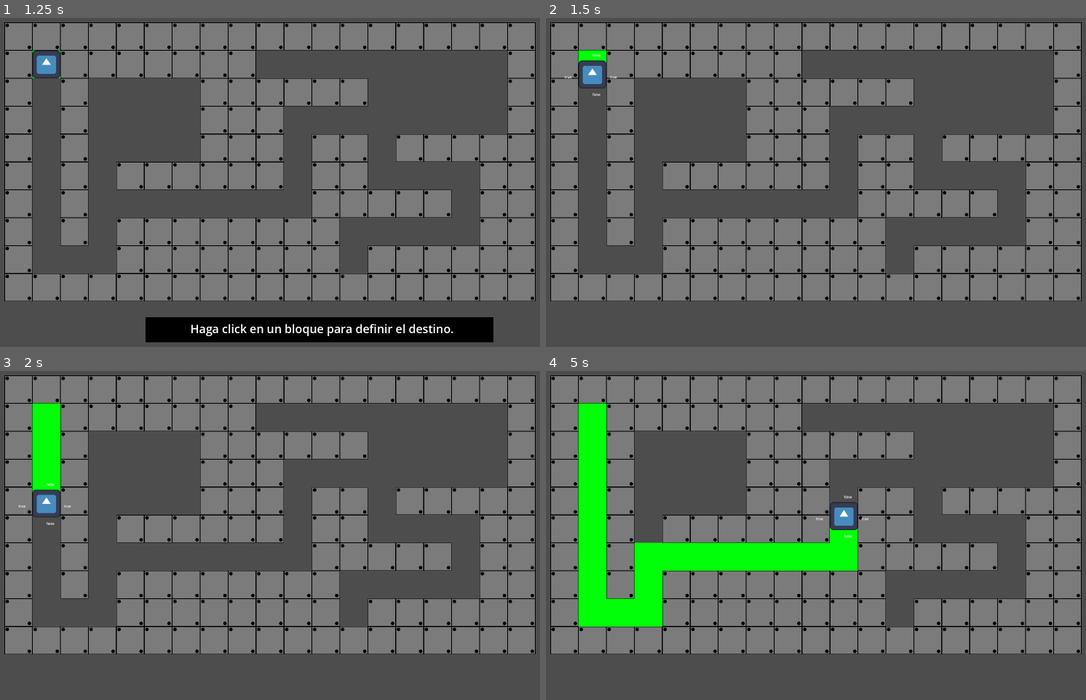
Above: before the commit, frames 1-4 (two rows, left to right).
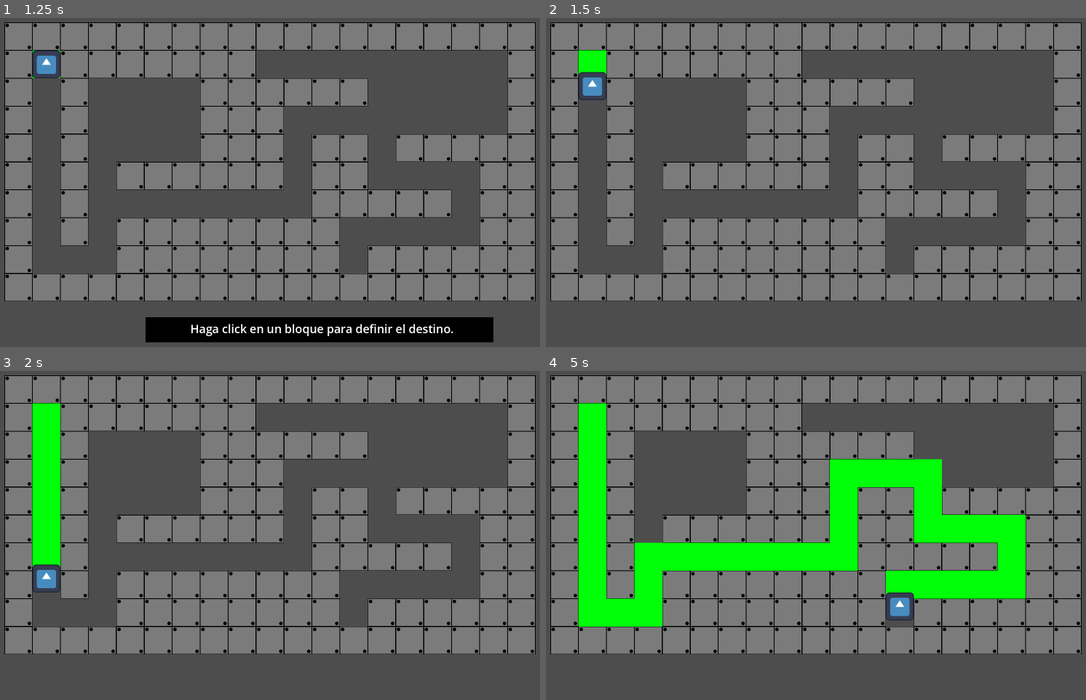
Above: after the commit, the same moments.

Repository: JoseVarelaP/Godot-Labyrinth
Game: Godot game, scene res://laberinto.tscn
The game is run twice, just before and just after one commit, with the same random seed, the same clock (stepped at 60 frames per second) and the same inputs. The engine's default icon, where the game draws it, is replaced by a stand-in: a white triangle on a blue panel in a dark square.
Inputs (mouse positions are in pixels of both pictures, inside the frame that each line leads up to):
- Up to frame 1 (1.25 s): tap Enter at 0.5 s; move the mouse to (410, 172) at 0.52 s; click (410, 172) at 0.67 s
- Up to frame 2 (1.5 s): tap Space at 1.25 s; move the mouse to (713, 208) at 1.27 s; click (713, 208) at 1.42 s
- Up to frame 3 (2 s): no input
- Up to frame 4 (5 s): move the mouse to (886, 463) at 2.02 s; click (886, 463) at 2.17 s; move the mouse to (799, 614) at 2.77 s; click (799, 614) at 2.92 s; move the mouse to (1005, 598) at 3.52 s; click (1005, 598) at 3.67 s; move the mouse to (654, 489) at 4.27 s; click (654, 489) at 4.42 s

Frame 1 is identical in both runs. In frame 2, 0.5% of the frame differs, in the area x 3-14%, y 10-25%; in frame 3, 1.5%; in frame 4, 7.6%, in the area x 50-89%, y 26-76%.

Commit message:
Limpieza de clases.
Hay varias funciones que ya no se utilizan.

Diff:
--- a/Player.gd
+++ b/Player.gd
@@ -1,16 +1,7 @@
 extends CharacterBody2D
 
-"""
-NOTA
-
-- Intentar realizar todo el proceso por medio de tiles, y calcular el normal
-basado en la posición del tile disponible de la posición actual del jugador.
-
-- Realizar un historial que toma el registro de los lugares ya utilizados.
-"""
-
 var destination = null
-const SPEED = 700.0
+const SPEED = 1500.0
 const DEBUG = true
 var expected_goal = null
 var hasReachedGoal = true
@@ -18,7 +9,6 @@
 
 var lastVisitedLocations = PackedVector2Array([])
 # Mantiene la utilma ubicación que contiene un lugar no explorado.
-var lastPossibleFreeLocation = null
 
 signal TouchedTile(given_collision)
 signal ReachedGoal()
@@ -26,40 +16,6 @@
 func setExpectedGoal(goal):
 	expected_goal = goal
 	hasReachedGoal = false
-
-func getSensorStatus():
-	return [
-		$SensorIzquierda.is_colliding(),
-		$SensorAbajo.is_colliding(),
-		$SensorArriba.is_colliding(),
-		$SensorDerecha.is_colliding()
-	]
-
-func getAvailableLocations():
-	var neighbours = [Vector2i.UP, Vector2i.DOWN, Vector2i.LEFT, Vector2i.RIGHT]
-	var sensors = getSensorStatus()
-	var pos = getTilePosition()
-	var result = []
-
-	for i in range(len(neighbours)):
-		result.append( wasTileAlreadyExplored(pos, neighbours[i]) )
-
-	return result
-
-func hasAnyPossibleLocations():
-	var neighborPositions = getAvailableLocations()
-	var sensors = getSensorStatus()
-	for i in range(len(neighborPositions)):
-		if not neighborPositions[i]:
-			return true
-
-	return false
-
-func allSensorsDisabled():
-	return (not $SensorIzquierda.is_colliding() and
-		not $SensorAbajo.is_colliding() and
-		not $SensorArriba.is_colliding() and
-		not $SensorDerecha.is_colliding())
 
 func getTilePosition():
 	var TileMapExp = get_parent().get_node("Exploracion") as TileMap
@@ -99,6 +55,10 @@
 
 	# Si estamos actualmente en un bloque ya visitado, encuentra una manera de salir de ahi.
 	if currentTileHasBeenVisited(current_position):
+		"""
+		NOTA: Aqui puede tener una mejora en la busqueda de posición calculando el normal
+		del tile *meta* con el actual.
+		"""
 		if not wasTileAlreadyExplored(current_position, Vector2i(0,1), true) and not $SensorAbajo.is_colliding():
 			current_position.y += 1
 			return current_position
@@ -111,32 +71,6 @@
 		if not wasTileAlreadyExplored(current_position, Vector2i(-1,0), true) and not $SensorIzquierda.is_colliding():
 			current_position.x -= 1
 			return current_position
-	"""
-	# If we reached here, we need to go back.
-	if (wasTileAlreadyExplored(current_position, Vector2i(0,-1))):
-		if $SensorArriba.is_colliding():
-			return null
-		current_position.y -= 1
-		return current_position
-	# Derecha
-	if (wasTileAlreadyExplored(current_position, Vector2i(1,0))):
-		if $SensorDerecha.is_colliding():
-			return null
-		current_position.x += 1
-		return current_position
-	# Izquierda
-	if (wasTileAlreadyExplored(current_position, Vector2i(-1,0))):
-		if $SensorIzquierda.is_colliding():
-			return null
-		current_position.x -= 1
-		return current_position
-	# Abajo
-	if (wasTileAlreadyExplored(current_position, Vector2i(0,1))):
-		if $SensorAbajo.is_colliding():
-			return null
-		current_position.y += 1
-		return current_position
-	"""
 	return null
 
 func _process(delta):
@@ -145,44 +79,41 @@
 
 	var newposition = getTilePosition()
 
-	if DEBUG:
-		var stats = getSensorStatus()
-		$"L-IZQ".set_text( "true" if stats[0] else "false" )
-		$"L-ABA".set_text( "true" if stats[1] else "false" )
-		$"L-ARR".set_text( "true" if stats[2] else "false" )
-		$"L-DER".set_text( "true" if stats[3] else "false" )
-
 	if destination != null:
 		var GlobalNewPosition = tilePositionToGlobal(destination)
-		# print(newposition, destination)
 		if (destination.y > newposition.y) and $SensorAbajo.is_colliding():
 			destination = null
 			TouchedTile.emit( newposition )
 			return
 		global_position = global_position.move_toward(GlobalNewPosition, delta*SPEED )
-		if GlobalNewPosition == global_position:
-			TouchedTile.emit( newposition )
 
-			if hasAnyPossibleLocations():
-				lastPossibleFreeLocation = newposition
+		# Si no estamos en la posición destino (local), entonces no hay que realizar
+		# las operaciones abajo.
+		if GlobalNewPosition != global_position:
+			return
 
-			if destination == expected_goal:
-				hasReachedGoal = true
-				ReachedGoal.emit()
+		# Transmite a Laberinto que el Personaje ha tocado este tile.
+		TouchedTile.emit( newposition )
 
-			destination = null
+		# Si este tile es la meta, termina el programa.
+		if destination == expected_goal:
+			hasReachedGoal = true
+			ReachedGoal.emit()
 
-			if lastVisitedLocations.has(newposition):
-				return
+		# Reinicia el destino.
+		destination = null
 
-			print(newposition)
-			lastVisitedLocations.append( newposition )
-			visitedTilesIndx += 1
+		if lastVisitedLocations.has(newposition):
+			return
+
+		lastVisitedLocations.append( newposition )
+		visitedTilesIndx += 1
 	else:
 		var newLocation = DetermineNewDestination()
 		if newLocation:
 			MoveToNewLocation(delta, newLocation)
 		else:
+			# Vamos para atrás.
 			visitedTilesIndx -= 1
 			MoveToNewLocation(delta,  lastVisitedLocations[visitedTilesIndx] )
 			# Quita el elemento de la lista, hay que volver.
--- a/laberinto.gd
+++ b/laberinto.gd
@@ -1,10 +1,6 @@
 extends Node2D
 
 var lastCell = Vector2i()
-
-func getTilePosition():
-	var pos = $Exploracion.local_to_map( $Personaje.global_position ) as Vector2i
-	return pos
 
 func getGlobalTilePosition(given_pos):
 	var pos = $Exploracion.local_to_map( given_pos ) as Vector2i
@@ -15,10 +11,8 @@
 	return data == Vector2i(0,0)
 
 func MarkCellIfPassed():
-	var cell = getTilePosition()
-	# var data = $Exploracion.get_cell_tile_data(0, cell) as TileData
+	var cell = getGlobalTilePosition($Personaje.global_position)
 	if cell != lastCell:
-		#print(cell)
 		if lastCell != null:
 			ForceSetTileAsPassed(lastCell)
 		lastCell = cell
@@ -30,13 +24,12 @@
 func _ready():
 	$GuiInformation.set_visible(true)
 	# Marca el cuadro inicial como ya encontrado, para hacer que el personaje se mueva.
-	lastCell = getTilePosition()
+	lastCell = getGlobalTilePosition($Personaje.global_position)
 	$Exploracion.set_cell(0,lastCell,0,Vector2i(1,0))
 	MarkCellIfPassed()
 
 # Called every frame. 'delta' is the elapsed time since the previous frame.
 func _process(delta):
-	#print( getGlobalTilePosition(get_global_mouse_position()) )
 	pass
 
 func _input(ev):
@@ -46,14 +39,10 @@
 			return
 		$GuiInformation.set_visible(false)
 		$Personaje.setExpectedGoal( position_cursor )
-		#print("click")
 
 func _on_personaje_touched_tile(given_collision : Vector2i):
 	ForceSetTileAsPassed(given_collision)
-	pass # Replace with function body.
-
 
 func _on_personaje_reached_goal():
 	$GuiInformation.set_visible(true)
-	$GuiInformation/Label.set_text("Llegado al objetivo!")
-	pass # Replace with function body.
+	$GuiInformation/Label.set_text("¡Alcancé al objetivo!")
